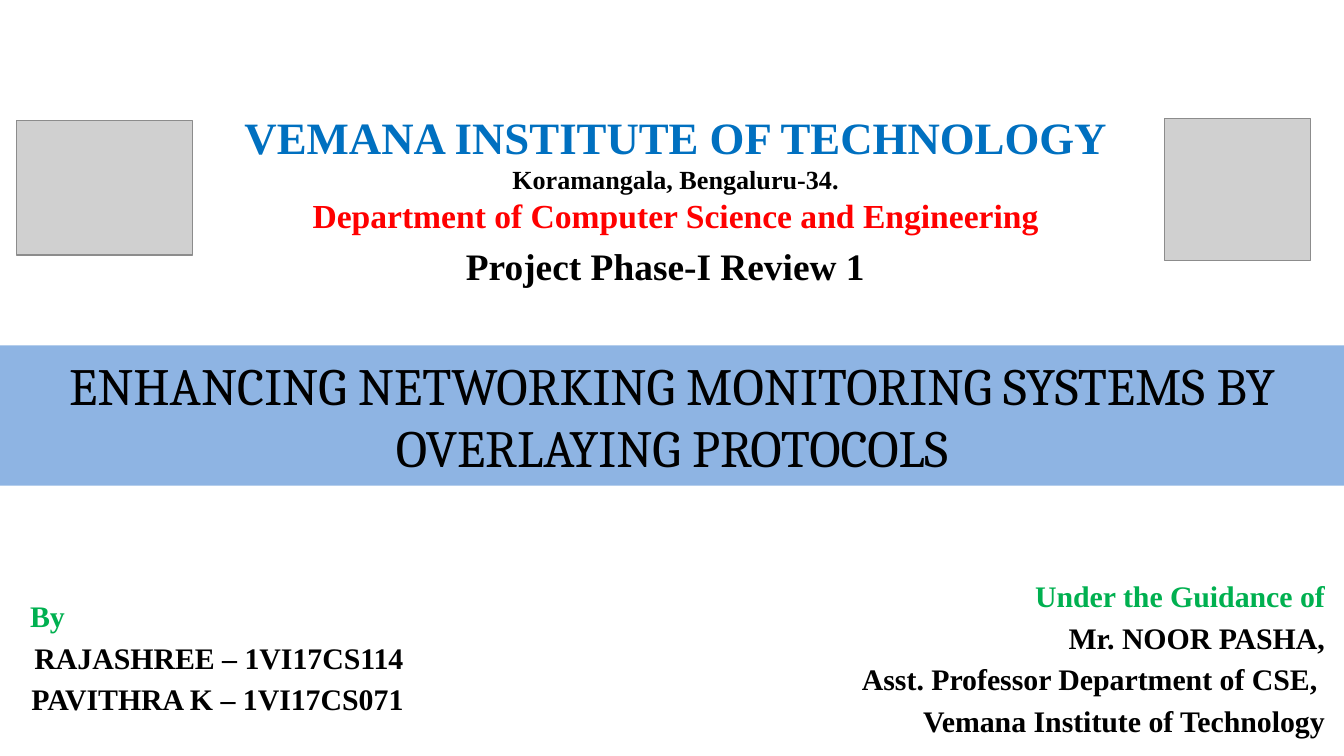
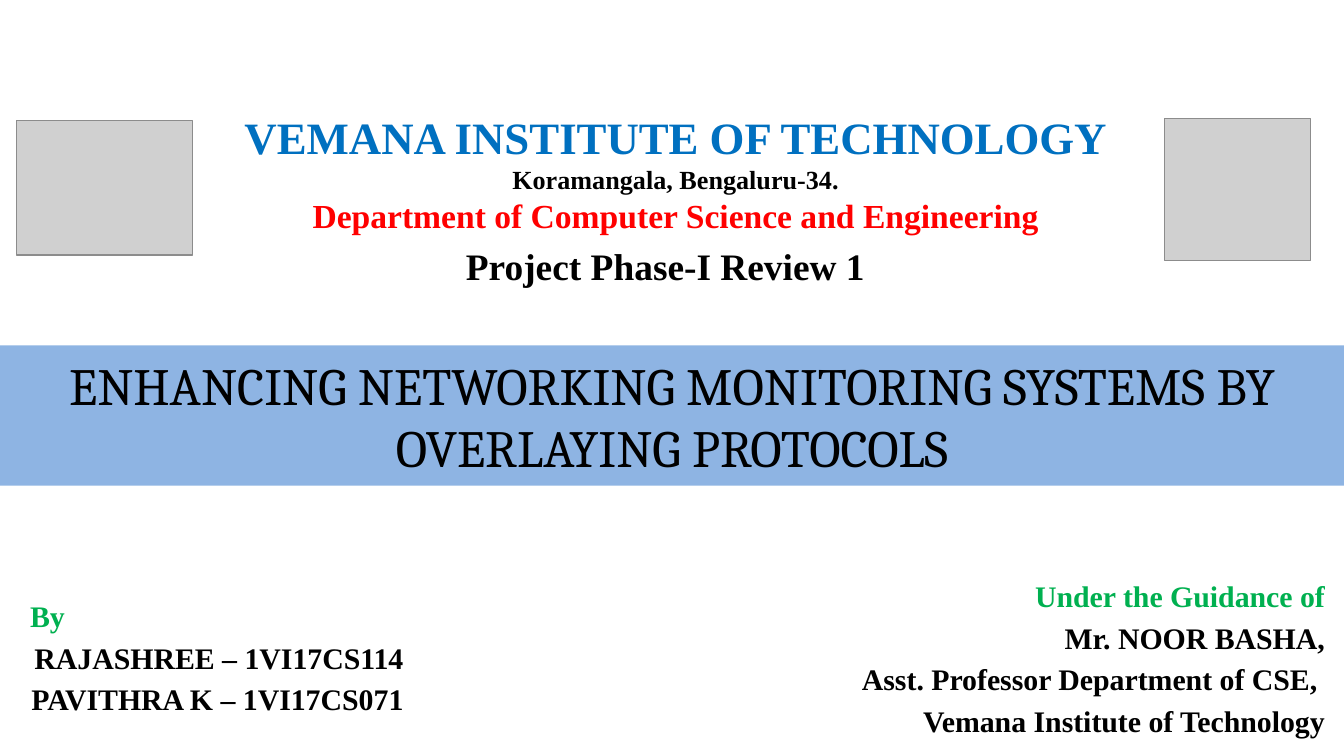
Before and after one commit to rajashreey841/network-monitor, a slide deck: slide 1 of PPT-Review-1.pptx. Drawn at 1344x756 pixels with LibreOffice and Linux fonts; fonts in the diff are those of the drawing; grey boxes stand for pictures. Boxes give left, top, right and bottom in pixels: in the first picture for what was removed or moved away, otherwise in the second. Text is boxed around its words. In the diff, an @@ line names an element or a change of style, - is before the commit and + after.

```diff
--- a/PPT-Review-1.pptx
+++ b/PPT-Review-1.pptx
@@ text at <box>1065,629,1325,654</box>: text changed @@
-Mr. NOOR PASHA,
+Mr. NOOR BASHA,
```
Also in this commit, not shown: 12 other slides changed, 2 slides added.
